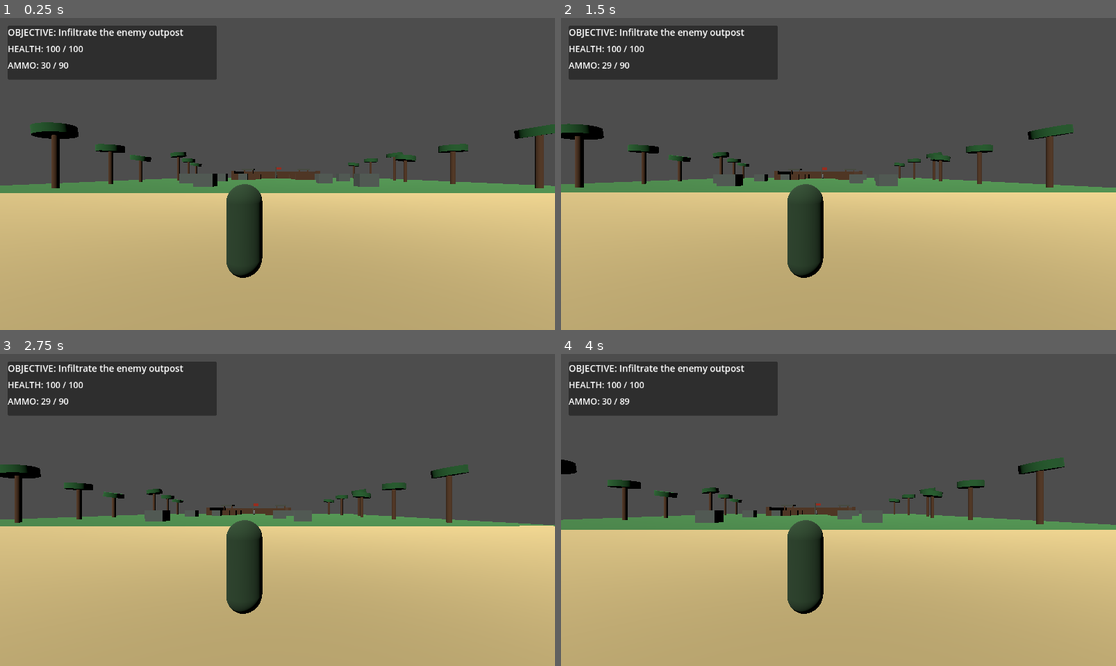
Above: before the commit, frames 1-4 (two rows, left to right).
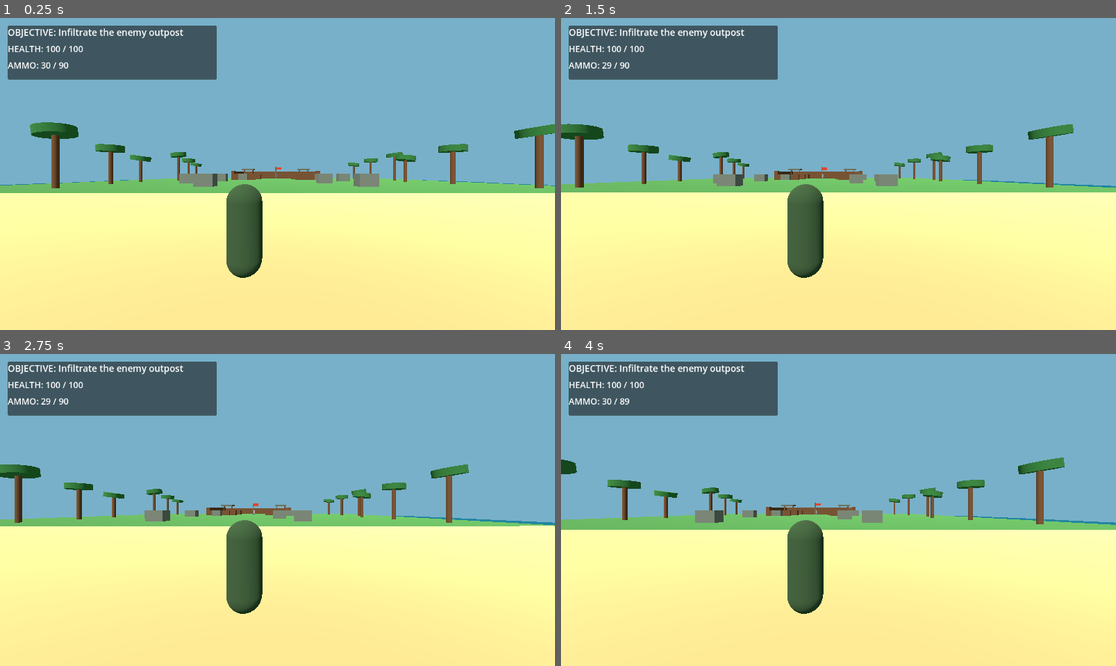
Above: after the commit, the same moments.

Repository: gauravprajapat-23/commando-assesian
Game: Godot game, scene res://scenes/main.tscn
Two runs of this game, one before a commit and one after it. Both use one fixed random seed, a clock stepped at 60 frames per second and the inputs below.
Inputs (mouse positions are in pixels of both pictures, inside the frame that each line leads up to):
- Up to frame 1 (0.25 s): no input
- Up to frame 2 (1.5 s): tap Enter at 0.5 s; move the mouse to (960, 158) at 0.52 s; hold D 0.53-1.28 s; hold Shift 0.53-1.28 s; click (960, 158) at 0.67 s; tap Space at 0.77 s; move the mouse to (727, 189) at 1.27 s; hold S from 1.28 s (still down); tap Ctrl at 1.35 s
- Up to frame 3 (2.75 s): tap Space at 1.52 s; move the mouse to (333, 441) at 2.02 s; release S at 2.03 s; hold D from 2.03 s (still down); hold R from 2.03 s (still down)
- Up to frame 4 (4 s): move the mouse to (810, 572) at 2.77 s; release D at 2.78 s; release R at 2.78 s; hold W 2.78-3.53 s; tap Shift at 2.85 s; click (810, 572) at 2.92 s; tap Space at 3.02, 3.77 s; move the mouse to (1005, 556) at 3.52 s; hold A from 3.53 s (still down); hold Ctrl from 3.53 s (still down)

The runs differ from the first frame. In frame 1, 100% of the frame differs, in the area x 0-100%, y 0-100%; in frame 2, 100%; in frame 3, 100%; in frame 4, 100%.

Commit message:
ISLAND-ART-04: add atmosphere as separate visual child

Diff:
--- a/scripts/world/island_01.gd
+++ b/scripts/world/island_01.gd
@@ -13,8 +13,13 @@
 const WATER := Color(0.15, 0.50, 0.62)
 const FLAG := Color(0.75, 0.20, 0.12)
 
+const OCEAN_ATMOSPHERE := preload("res://scripts/world/ocean_atmosphere.gd")
+
 func _ready() -> void:
 	_build_island()
+	var atmosphere := OCEAN_ATMOSPHERE.new()
+	atmosphere.name = "OceanAtmosphere"
+	add_child(atmosphere)
 
 
 func _material(color: Color) -> StandardMaterial3D:
